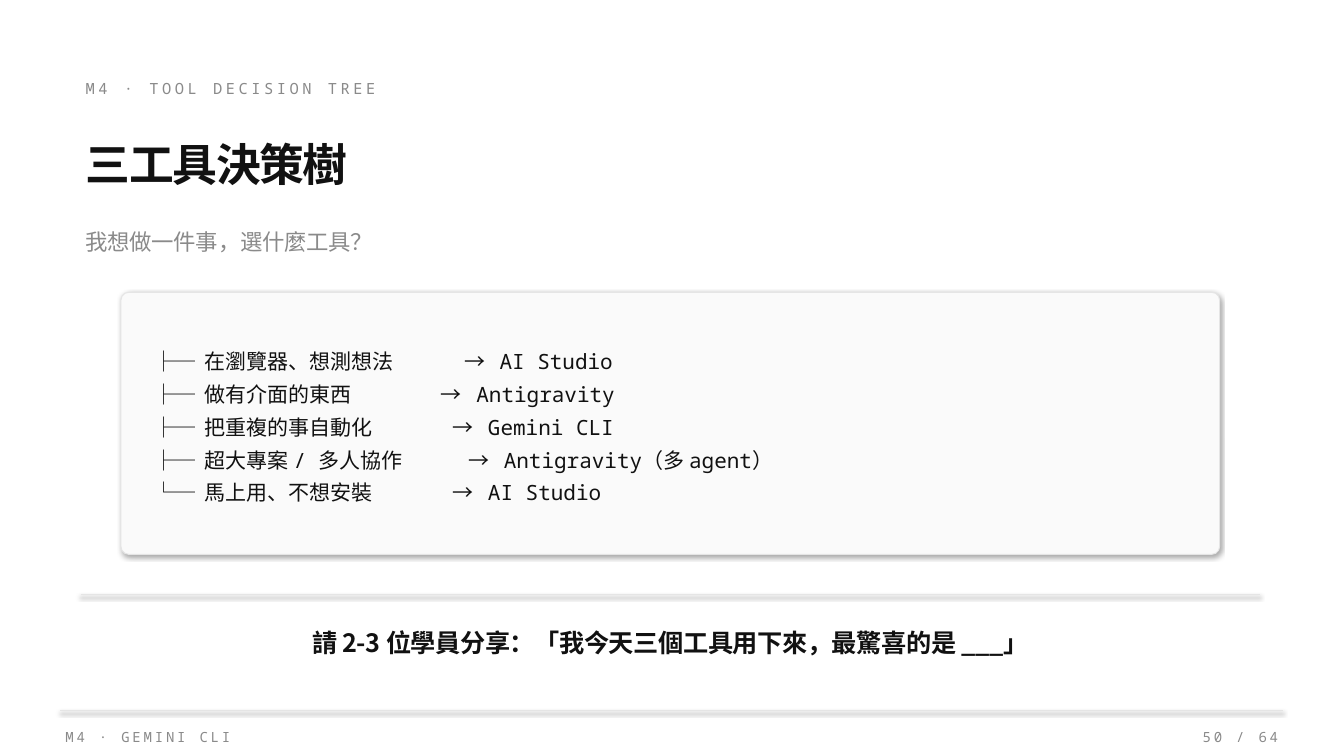
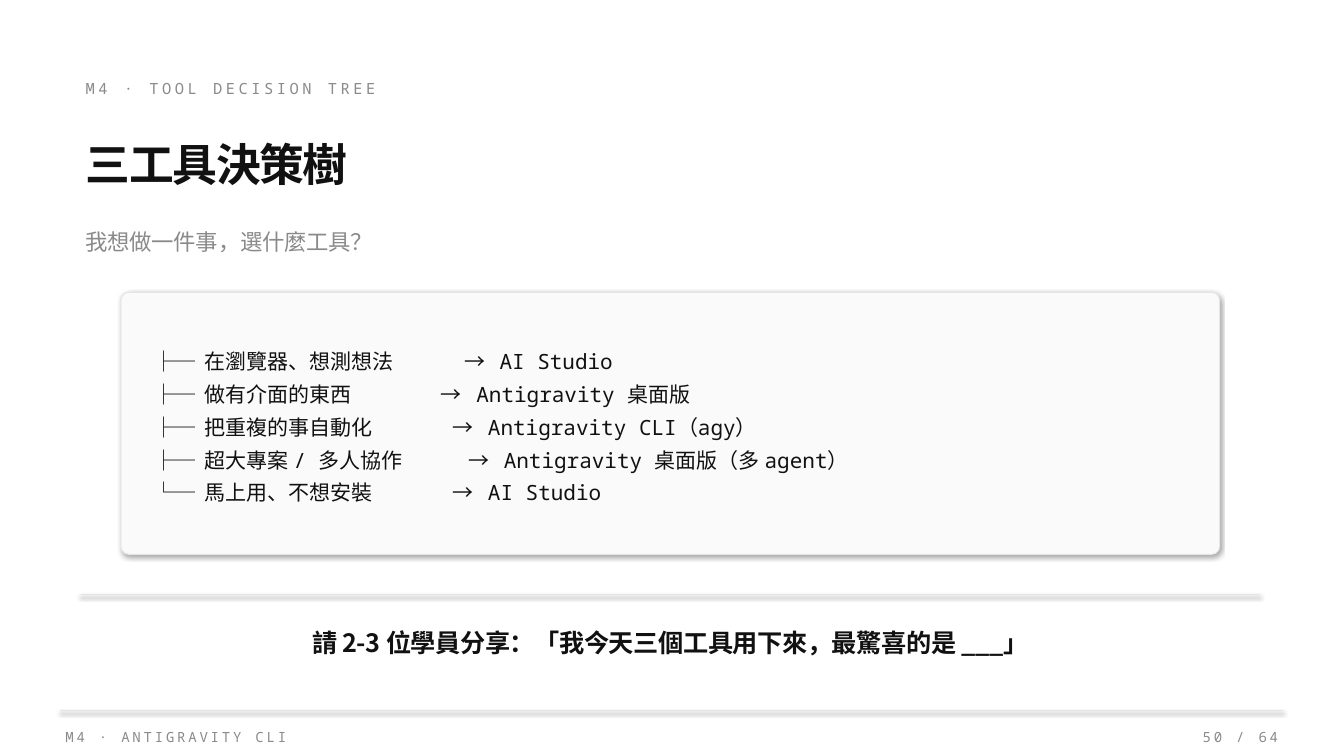
Before and after one commit to Zenobia000/SDD-agent-coding-beginner, a slide deck: slide 50 of class_plan/vibe_coding_workshop.pptx. Drawn at 1344x756 pixels with LibreOffice and Linux fonts; fonts in the diff are those of the drawing. Boxes give left, top, right and bottom in pixels: in the first picture for what was removed or moved away, otherwise in the second. Text is boxed around its words. In the diff, an @@ line names an element or a change of style, - is before the commit and + after.

```diff
--- a/class_plan/vibe_coding_workshop.pptx
+++ b/class_plan/vibe_coding_workshop.pptx
@@ text in rounded rectangle at [205, 384, 757, 470]: text changed @@
-├─ 做有介面的東西 → Antigravity
-├─ 把重複的事自動化 → Gemini CLI
-├─ 超大專案 / 多人協作 → Antigravity（多 agent）
+├─ 做有介面的東西 → Antigravity 桌面版
+├─ 把重複的事自動化 → Antigravity CLI（agy）
+├─ 超大專案 / 多人協作 → Antigravity 桌面版（多 agent）
@@ text at [65, 732, 286, 742]: text changed @@
-M4 · GEMINI CLI
+M4 · ANTIGRAVITY CLI
```
Also in this commit, not shown: 21 other slides changed, 46 other files.
